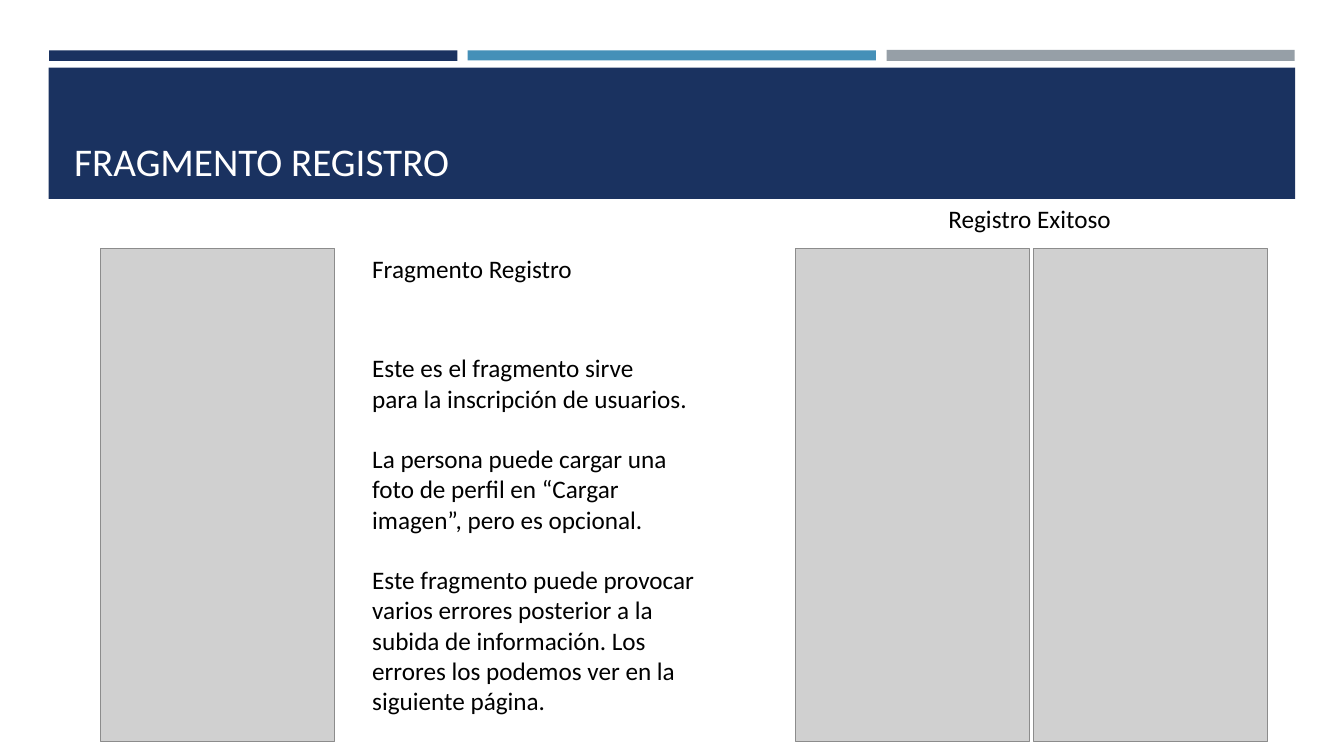
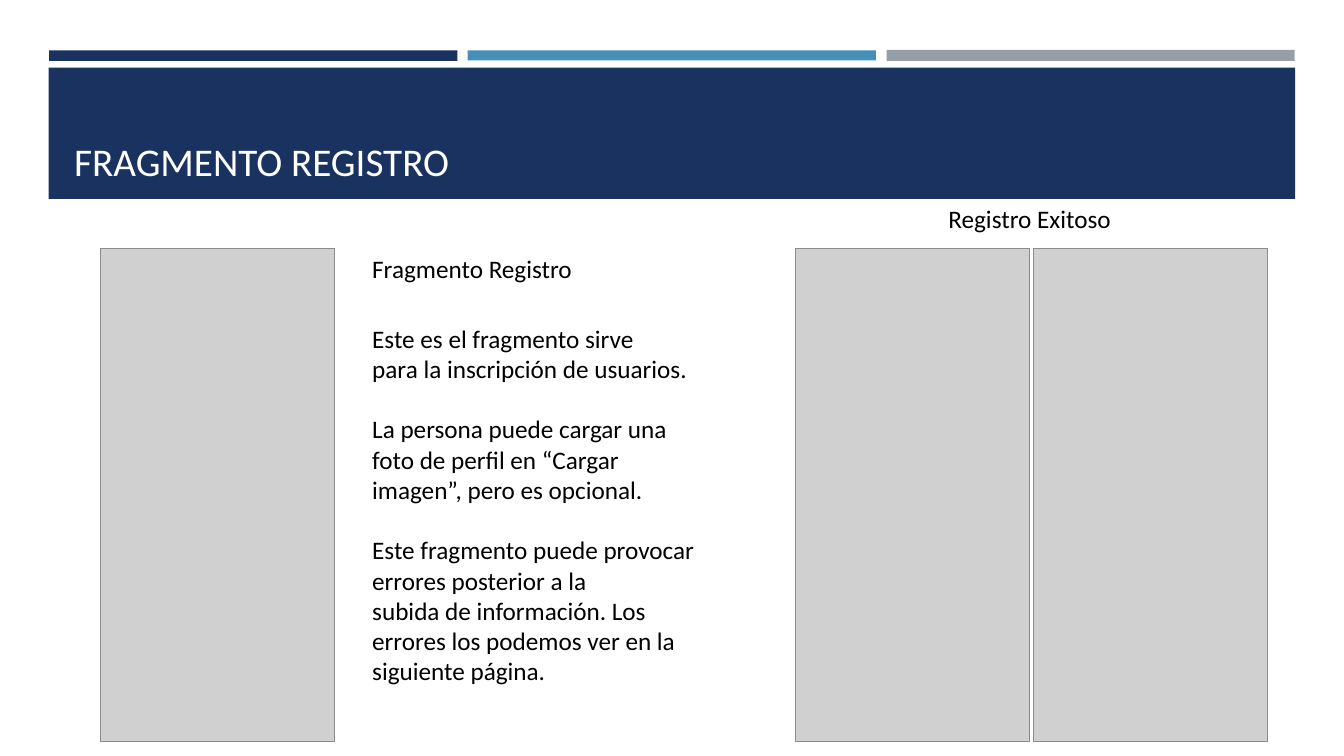
Before and after one commit to enzohachi/PerritosChile, a slide deck: slide 3 of presentacion proyecto/Aplicación Perritos Chile.pptx. Drawn at 1344x756 pixels with LibreOffice and Linux fonts; fonts in the diff are those of the drawing; grey boxes stand for pictures. Boxes give left, top, right and bottom in pixels: in the first picture for what was removed or moved away, otherwise in the second. Text is boxed around its words. In the diff, an @@ line names an element or a change of style, - is before the commit and + after.

```diff
--- a/presentacion proyecto/Aplicación Perritos Chile.pptx
+++ b/presentacion proyecto/Aplicación Perritos Chile.pptx
@@ text "Este es el fragmento sirve": place and size @@
-text "Este es el fragmento sirve" at bbox=[372, 359, 694, 715]
+text "Este es el fragmento sirve" at bbox=[372, 330, 694, 685]
@@ text at bbox=[372, 572, 586, 594]: text changed @@
-varios errores posterior a la
+errores posterior a la
```
Also in this commit, not shown: 5 slides added, 1 slide removed, 4 other files.
